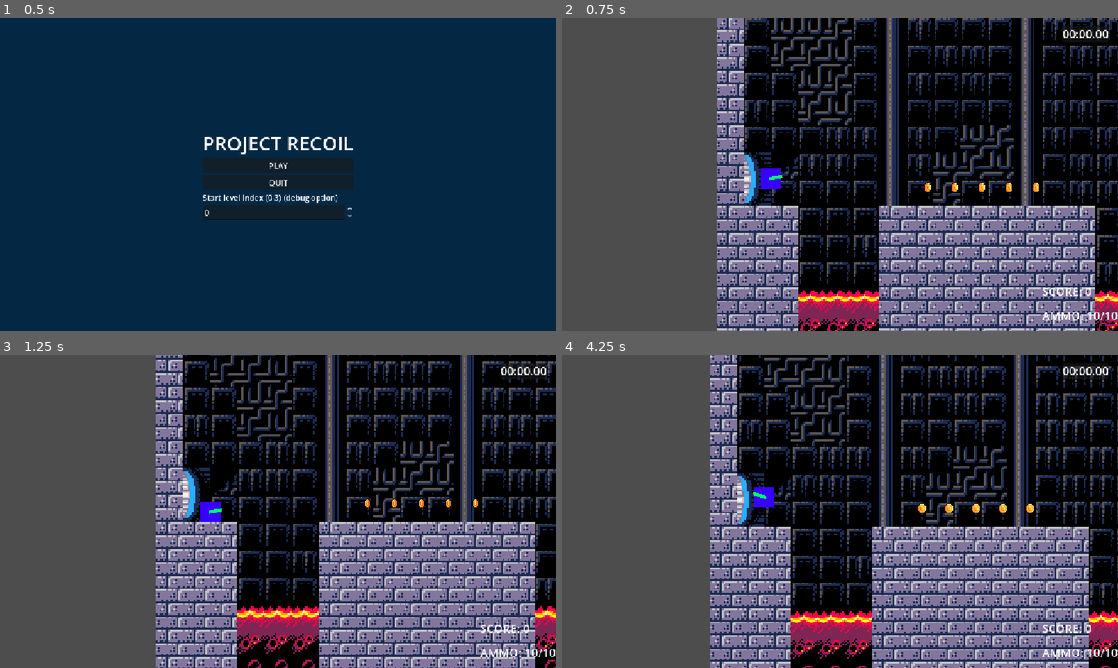
Above: before the commit, frames 1-4 (two rows, left to right).
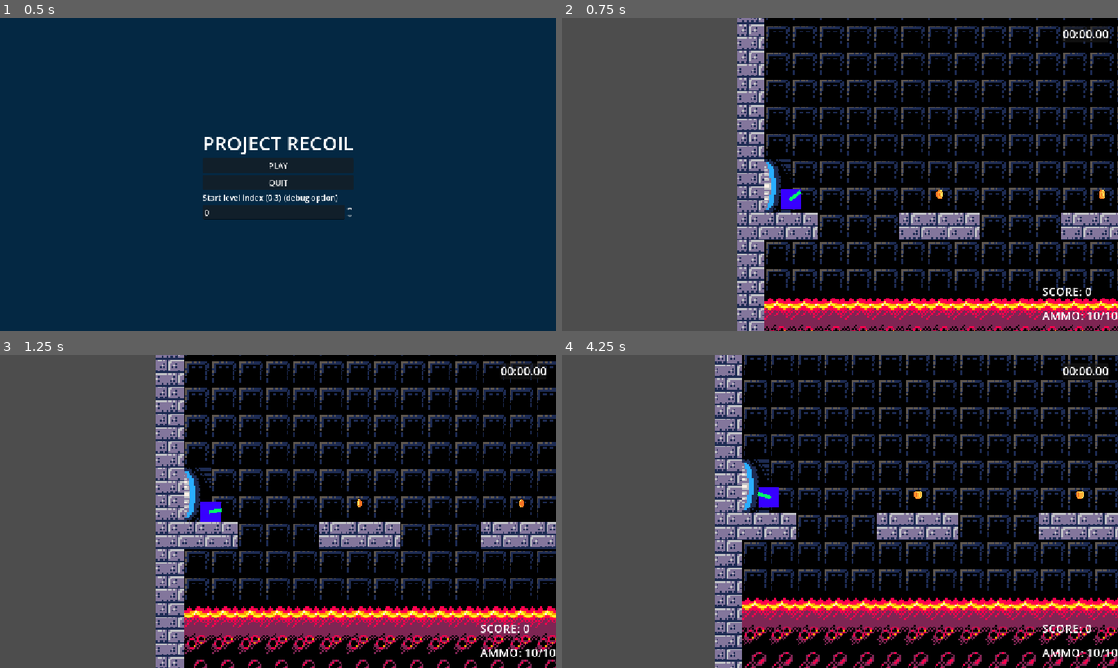
Above: after the commit, the same moments.

Repository: AvveGbm/Project-Recoil
Game: Godot game, scene res://scenes/game.tscn
Same seed, same stepped clock (60 frames per second), same inputs: the game is played once before the commit and once after it.
Inputs (mouse positions are in pixels of both pictures, inside the frame that each line leads up to):
- Up to frame 1 (0.5 s): no input
- Up to frame 2 (0.75 s): click "PLAY" at 0.5 s
- Up to frame 3 (1.25 s): no input
- Up to frame 4 (4.25 s): move the mouse to (962, 495) at 1.27 s; click (962, 495) at 1.42 s; drag from (728, 527) to (945, 502) at 2.02 s; move the mouse to (895, 442) at 2.77 s; click (895, 442) at 2.92 s; tap Enter at 3.5 s; drag from (812, 574) to (673, 464) at 3.52 s

Frame 1 is identical in both runs. In frame 2, 43% of the frame differs, in the area x 27-100%, y 0-100%; in frame 3, 28%; in frame 4, 45%, in the area x 26-100%, y 0-100%.

Commit message:
feat: switch order of levels for more progressive difficulty increase.
Resolves: #78

Diff:
--- a/scenes/game.tscn
+++ b/scenes/game.tscn
@@ -14,7 +14,7 @@
 
 [node name="Game" type="Node2D" unique_id=199342983]
 script = ExtResource("1_lbhrr")
-levels = Array[PackedScene]([ExtResource("2_p57ef"), ExtResource("2_0tnpc"), ExtResource("2_vtaks"), ExtResource("2_kvpfn")])
+levels = Array[PackedScene]([ExtResource("2_0tnpc"), ExtResource("2_vtaks"), ExtResource("2_kvpfn"), ExtResource("2_p57ef")])
 
 [node name="levelContainer" type="Node2D" parent="." unique_id=821701576]
 
